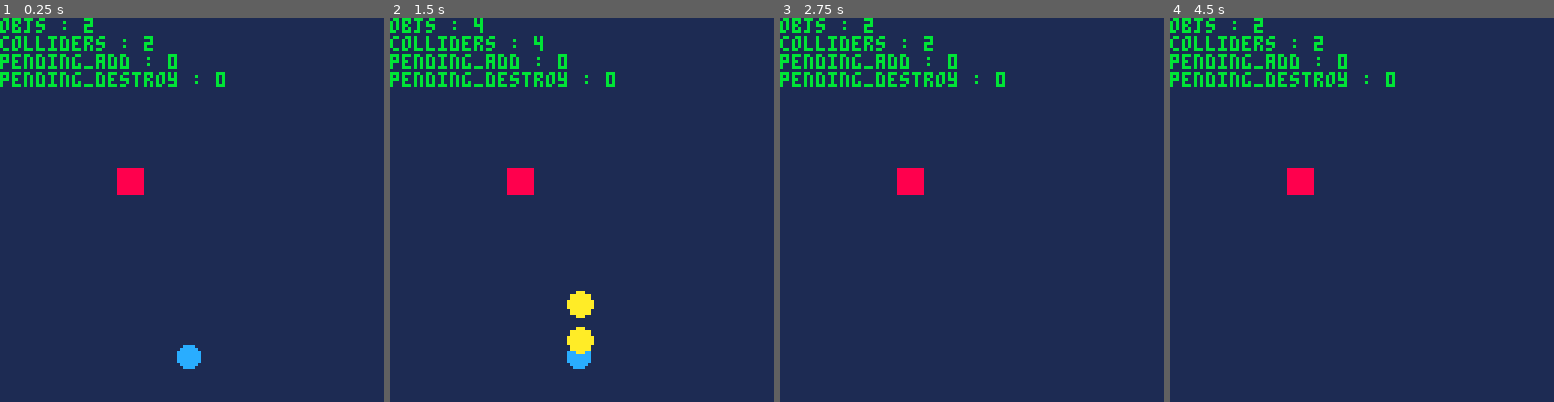
Above: before the commit, frames 1-4 (left to right).
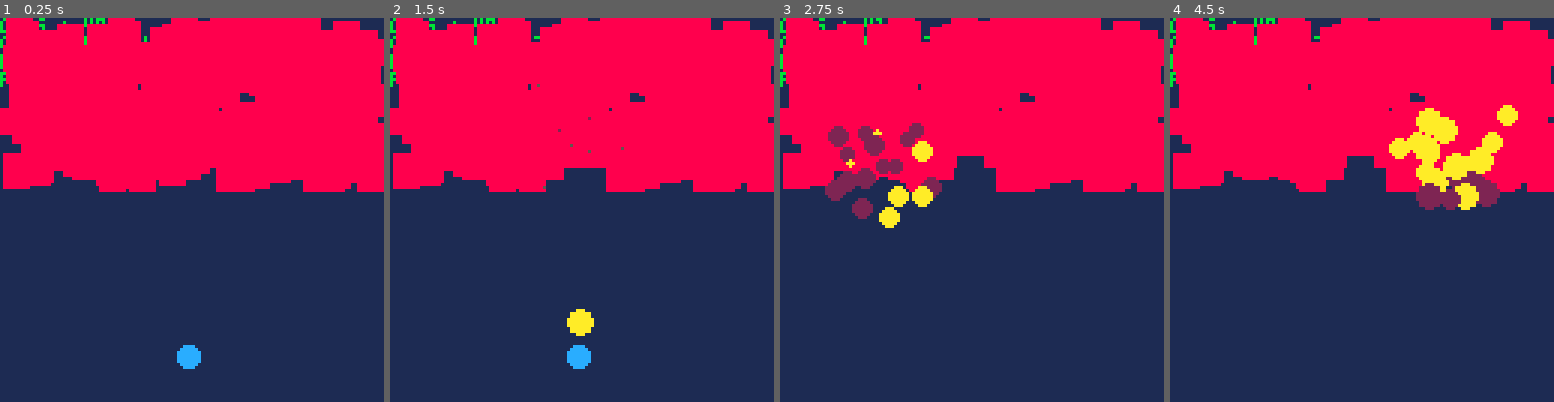
Above: after the commit, the same moments.

Repository: chihirotange/pico8
Game: PICO-8 cartridge shmup2/main.p8
Same seed, same stepped clock (60 frames per second), same inputs: the game is played once before the commit and once after it.
Inputs:
- Up to frame 1 (0.25 s): no input
- Up to frame 2 (1.5 s): tap O (Z key) at 0.33, 0.7, 1.43 s
- Up to frame 3 (2.75 s): hold Left 1.97-2.37 s; tap O (Z key) at 2.22 s; hold Down from 2.42 s (still down)
- Up to frame 4 (4.5 s): release Down at 2.82 s; hold Right 2.87-3.53 s; tap O (Z key) at 3.1, 3.98 s; hold Up 3.58-4.08 s; hold Right from 4.13 s (still down)

The runs differ from the first frame. In frame 1, 42% of the frame differs, in the area x 0-100%, y 0-47%; in frame 2, 42%; in frame 3, 42%, in the area x 0-100%, y 0-55%; in frame 4, 42%.

Commit message:
balance and optimize

Diff:
--- a/shmup2/enemy.lua
+++ b/shmup2/enemy.lua
@@ -5,9 +5,8 @@
         on_overlap = function(self, other_obj)
             local _ENV = self
             if other_obj.team ~= nil and contains(other_obj.tags, "can_deal_dmg") then
-                create_part_system(loc, 10, 8, 15)
+                create_part_system(loc, 10, 8, 20)
                 self:destroy()
-                create_enemy(vector(rnd(120), 50))
             end
         end,
         draw = function(self)
--- a/shmup2/framework/particle.lua
+++ b/shmup2/framework/particle.lua
@@ -3,8 +3,9 @@
         loc = _loc,
         r = _r,
         c = _c,
+        vel = v_rnd(),
         lifetime = 0, -- unit is frame
-        lifespan = _lifespan + rnd(5),
+        lifespan = _lifespan + rnd(_lifespan),
         update = function(self)
             local _ENV = self
             lifetime += 1
@@ -12,6 +13,15 @@
             if lifetime >= lifespan then
                 self:destroy()
             end
+            if lifetime > lifespan * 0.8 then
+                c = 5
+            elseif lifetime > lifespan * 0.5 then
+                c = 2
+            elseif lifetime > lifespan * 0.2 then
+                c = 10
+            end
+
+            loc = v_add(loc, v_mul(vel, 0.5))
         end,
         draw = function(self)
             _ENV = self
--- a/shmup2/game.lua
+++ b/shmup2/game.lua
@@ -1,7 +1,7 @@
 function _init()
     printh("start")
-    for i = 1,1 do
-        create_enemy(vector(rnd(120), 50))
+    for i = 1,400 do
+        create_enemy(vector(rnd(120), rnd(50)))
     end
     -- create_enemy(100, 10)
 end
--- a/shmup2/ship.lua
+++ b/shmup2/ship.lua
@@ -8,14 +8,14 @@
     sx = 0,
     sy = 0,
     spr_i = 2,
-    bul_spd = 6,
-    default_bul_timer = 2, --unit is frames
+    bul_spd = 4,
+    default_bul_timer = 7, --unit is frames
     bul_timer = 0,
     update = function(self)
         local _ENV = self
         -- "drag, friction"
-        sx = 0
-        sy = 0
+        sx *= 0.2
+        sy *= 0.2
 
         if btn(0) then
             sx = -1
